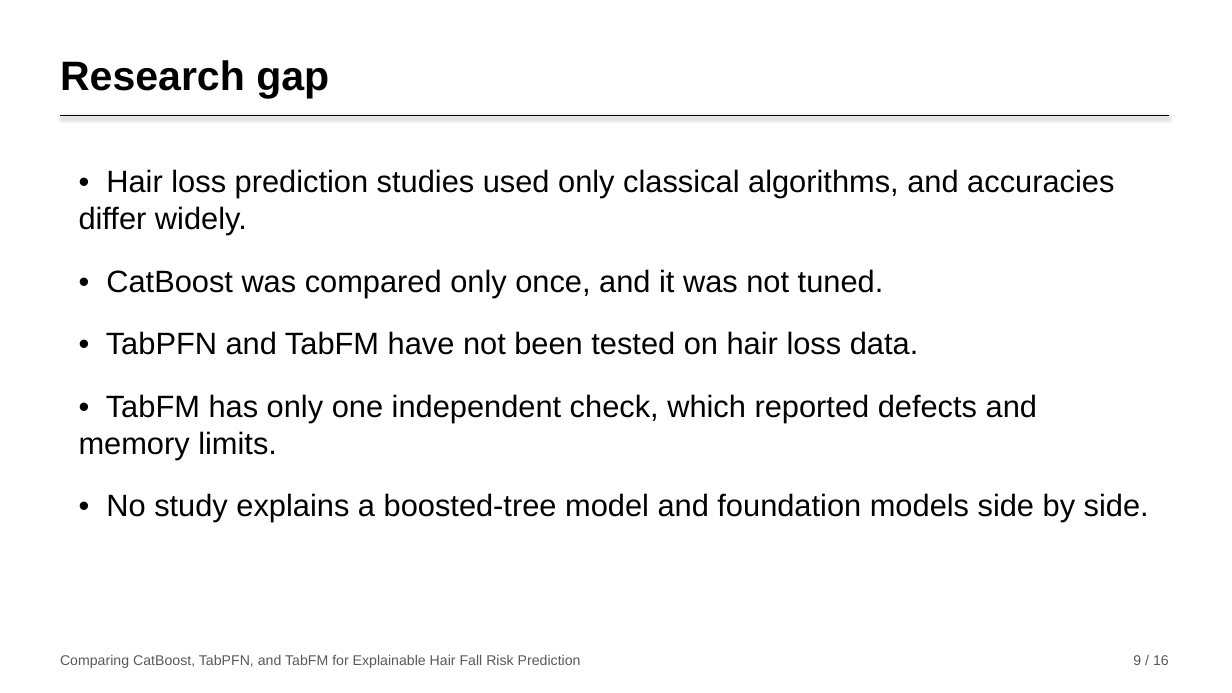
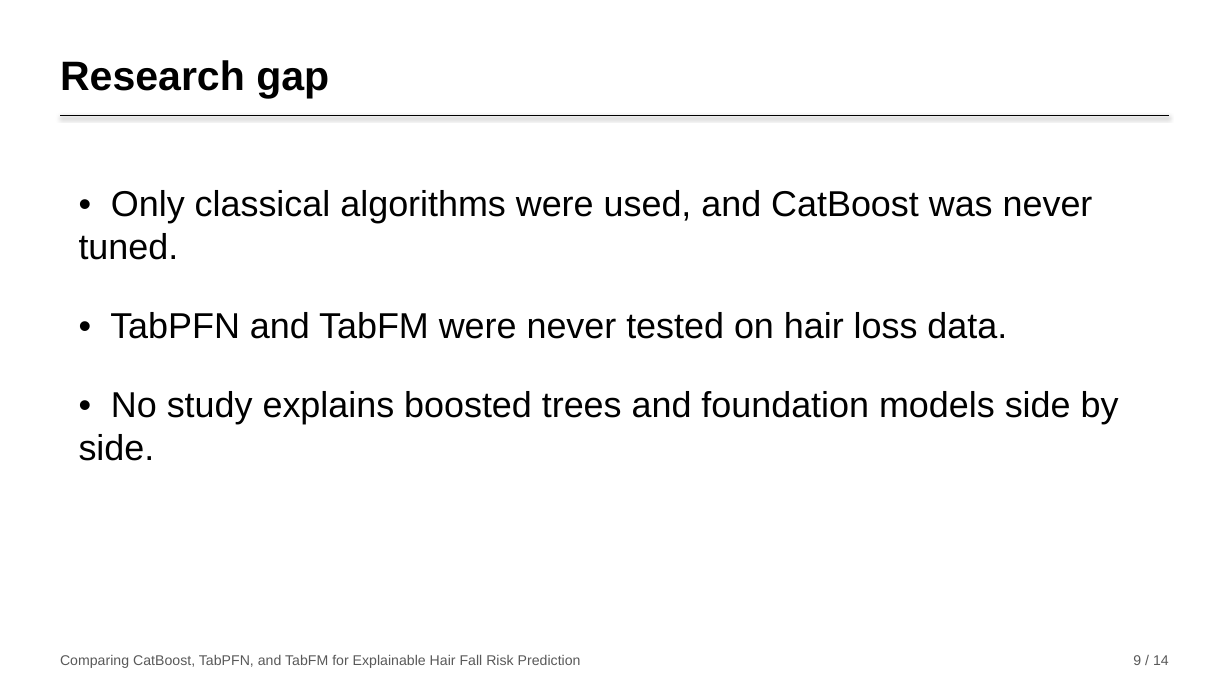
Before and after one commit to nirajanS1211/Hairfall-Thesis, a slide deck: slide 9 of Thesis_Final/Presentation/Hairfall_Presentation.pptx. Drawn at 1232x693 pixels with LibreOffice and Linux fonts; fonts in the diff are those of the drawing. Boxes give left, top, right and bottom in pixels: in the first picture for what was removed or moved away, otherwise in the second. Text is boxed around its words. In the diff, an @@ line names an element or a change of style, - is before the commit and + after.

```diff
--- a/Thesis_Final/Presentation/Hairfall_Presentation.pptx
+++ b/Thesis_Final/Presentation/Hairfall_Presentation.pptx
@@ text at bbox=[79, 190, 1119, 461]: text changed; size 24 to 28 pt @@
-• Hair loss prediction studies used only classical algorithms, and accuracies differ widely.
-• CatBoost was compared only once, and it was not tuned.
-• TabPFN and TabFM have not been tested on hair loss data.
-• TabFM has only one independent check, which reported defects and memory limits.
-• No study explains a boosted-tree model and foundation models side by side.
+• Only classical algorithms were used, and CatBoost was never tuned.
+• TabPFN and TabFM were never tested on hair loss data.
+• No study explains boosted trees and foundation models side by side.
@@ text at bbox=[1133, 655, 1169, 665]: text changed @@
-9 / 16
+9 / 14
```
Also in this commit, not shown: 12 other slides changed, 2 slides removed, 2 other files.
